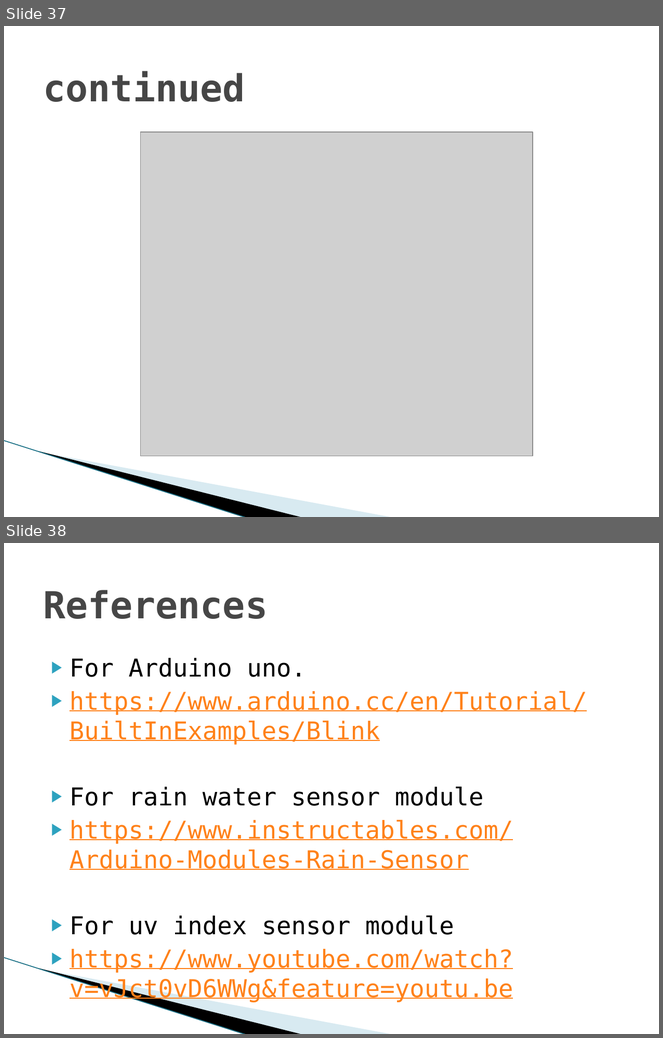
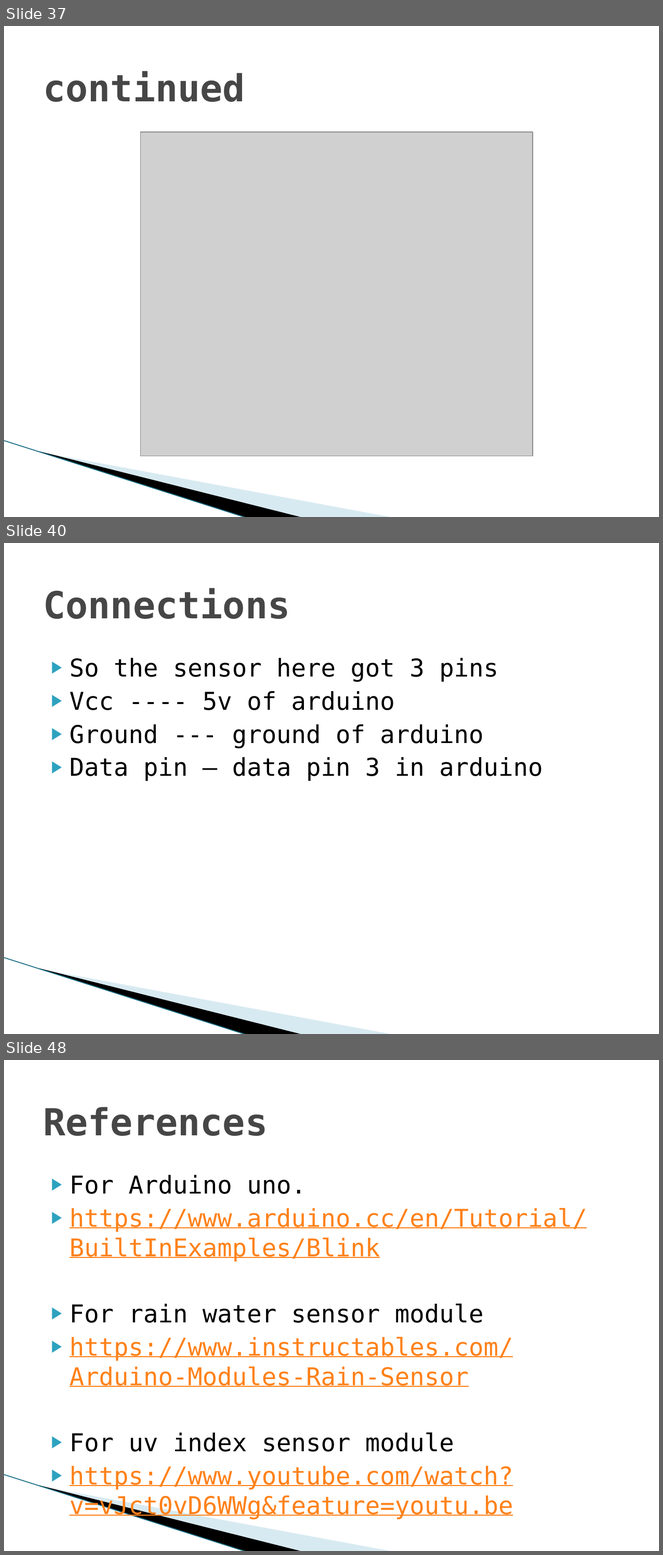
Before and after one commit to Group-1-winter-2021/ESE4009_2, a slide deck: Testing the hardware components.pptx. Shown one above the other, each under a label of ours: slides 37 and 38 before the commit, slides 37, 40 and 48 after it; the slides between them are not shown. The pictures are 663x1038 and 663x1555 pixels, drawn with LibreOffice and Linux fonts; fonts in the diff are those of the drawing; grey boxes stand for pictures; background and template pictures are left out. Boxes give left, top, right and bottom in pixels: in the first picture for what was removed or moved away, otherwise in the second. Text is boxed around its words. In the diff, an @@ line names an element or a change of style, - is before the commit and + after.

Commit message:
Add files via upload
the final file of testing the hardware components after receiving beaglebone wireless and dht11 sensor

```diff
--- a/Testing the hardware components.pptx
+++ b/Testing the hardware components.pptx
@@ slide 40 added at [4,543,659,1034], background #FFFFFF; not listed: 3 template elements that a slide beside it also shows @@
@@ title added at [43,588,290,619], 41 pt, text #464646, bold @@
+Connections
@@ text added at [70,658,543,781], 27 pt, text #000000 @@
+▶ So the sensor here got 3 pins
+▶ Vcc ---- 5v of arduino
+▶ Ground --- ground of arduino
+▶ Data pin – data pin 3 in arduino
@@ what was slide 38 is now slide 48 @@
```
Also in this commit, not shown: 1 slide changed, 10 other slides added.
